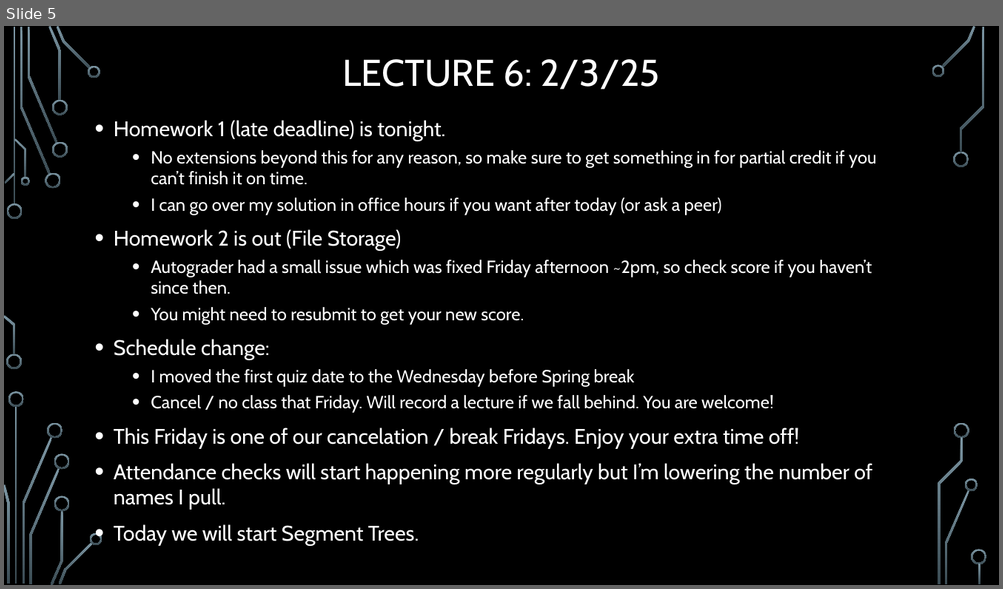
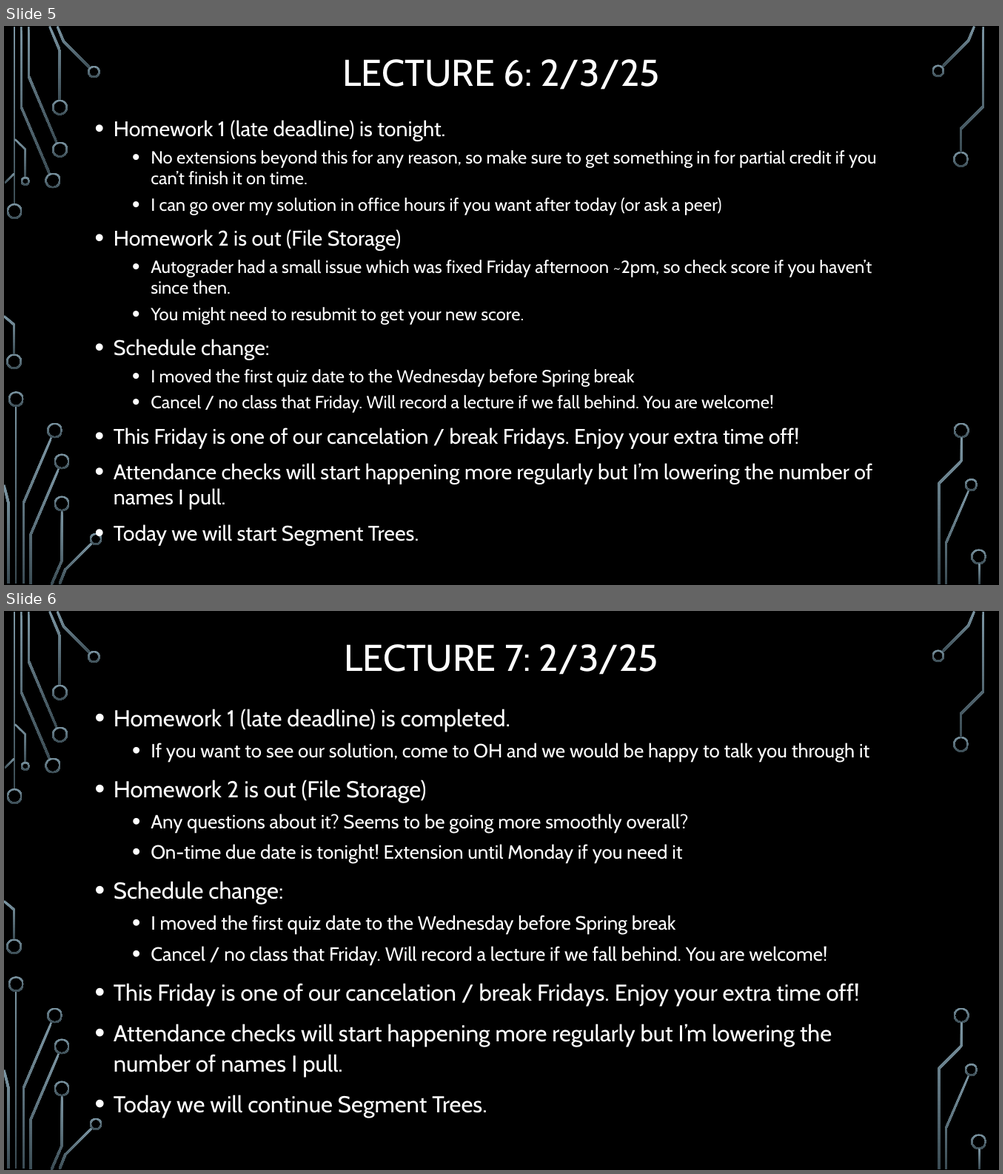
Before and after one commit to janiceeguo/advAlgo, a slide deck: slides/00-DailyAnnouncements.pptx. Shown one above the other, each under a label of ours: slide 5 before the commit, slides 5 and 6 after it. The pictures are 1003x589 and 1003x1174 pixels, drawn with LibreOffice and Linux fonts; fonts in the diff are those of the drawing; background and template pictures are left out. Boxes give left, top, right and bottom in pixels: in the first picture for what was removed or moved away, otherwise in the second. Text is boxed around its words. In the diff, an @@ line names an element or a change of style, - is before the commit and + after.

```diff
--- a/slides/00-DailyAnnouncements.pptx
+++ b/slides/00-DailyAnnouncements.pptx
@@ slide 6 added at [4,611,999,1170], background picture (left out); not listed: 36 template elements that a slide beside it also shows @@
@@ title added at [344,644,658,675], 36 pt, text #FFFFFF @@
+LECTURE 7: 2/3/25
@@ text added at [114,709,869,1118], 18.5 pt, text #FFFFFF @@
+• Homework 1 (late deadline) is completed.
+  • If you want to see our solution, come to OH and we would be happy to talk you through it
+• Homework 2 is out (File Storage)
+  • Any questions about it? Seems to be going more smoothly overall?
+  • On-time due date is tonight! Extension until Monday if you need it
+• Schedule change:
+  • I moved the first quiz date to the Wednesday before Spring break
+  • Cancel / no class that Friday. Will record a lecture if we fall behind. You are welcome!
+• This Friday is one of our cancelation / break Fridays. Enjoy your extra time off!
+• Attendance checks will start happening more regularly but I’m lowering the number of names I pull.
+• Today we will continue Segment Trees.
```
Also in this commit, not shown: 1 other slide added, 3 other files.
